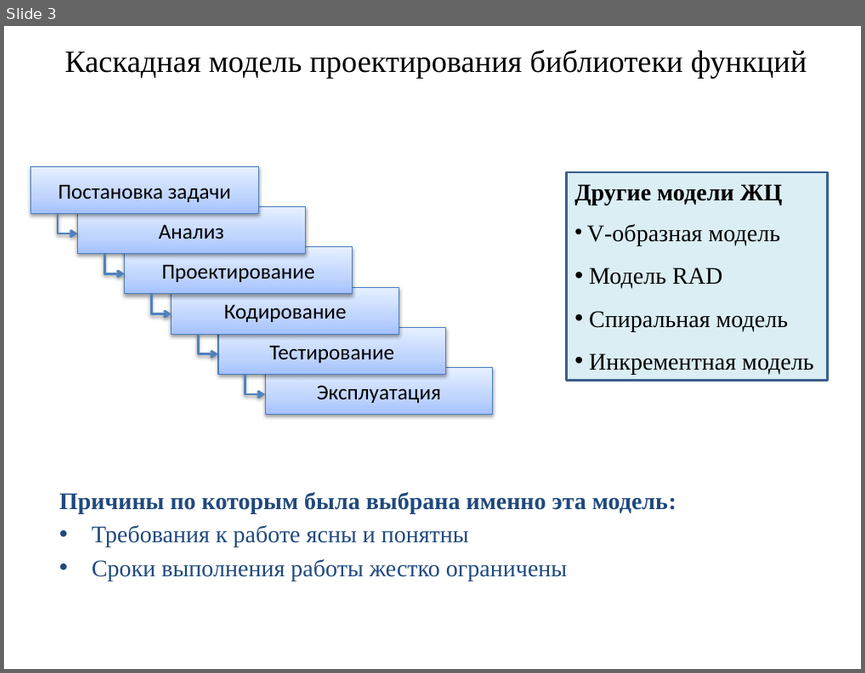
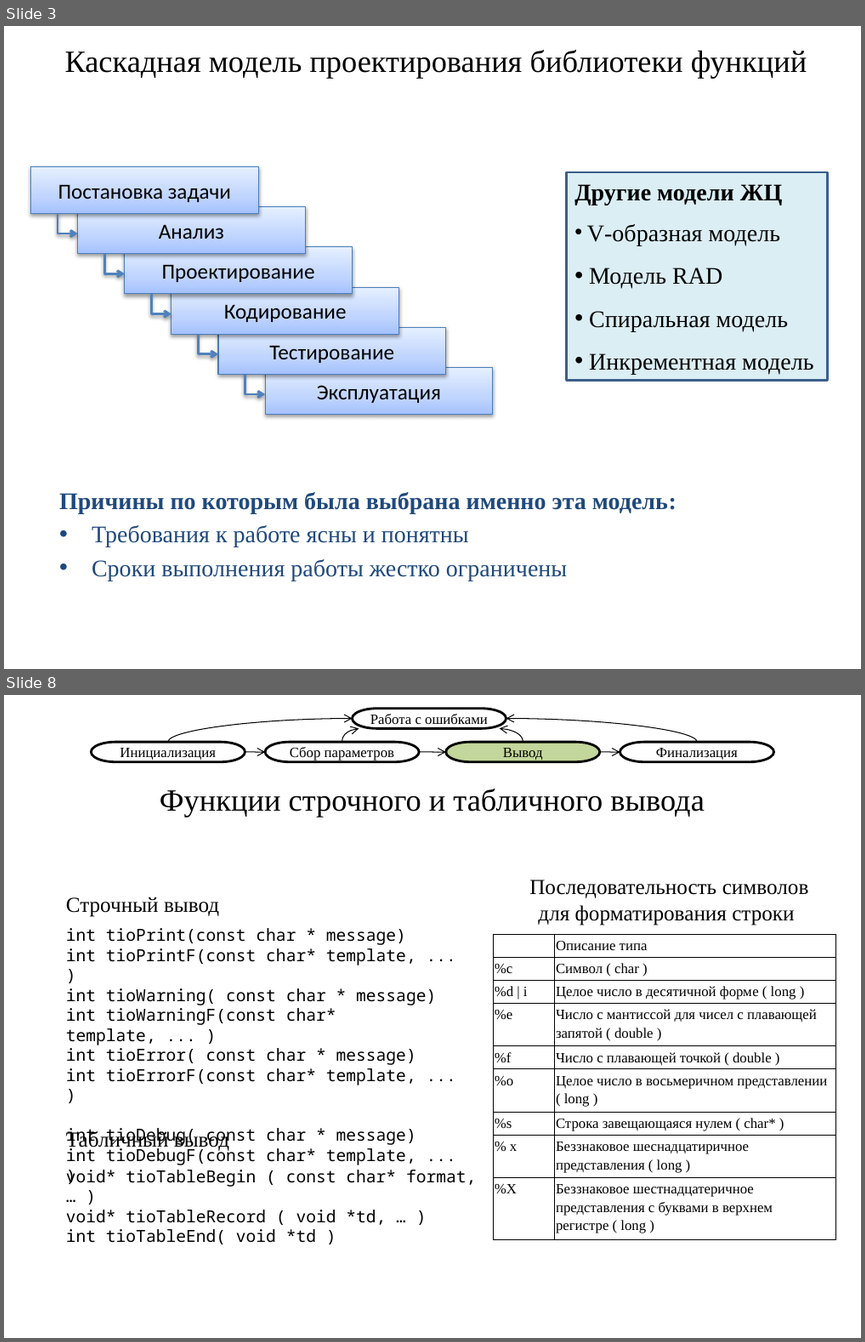
Before and after one commit to nwcfang/diplom_report, a slide deck: presentation/presentation.pptx. Shown one above the other, each under a label of ours: slide 3 before the commit, slides 3 and 8 after it; the slides between them are not shown. The pictures are 865x673 and 865x1342 pixels, drawn with LibreOffice and Linux fonts; fonts in the diff are those of the drawing. Boxes give left, top, right and bottom in pixels: in the first picture for what was removed or moved away, otherwise in the second. Text is boxed around its words. In the diff, an @@ line names an element or a change of style, - is before the commit and + after.

```diff
--- a/presentation/presentation.pptx
+++ b/presentation/presentation.pptx
@@ slide 8 added at box(4, 695, 861, 1338), background #FFFFFF @@
@@ curved arrow added from (168, 742) to (352, 718), #000000 0.75 pt @@
@@ pill shape added at box(352, 709, 506, 728), fill #FFFFFF, outline #000000 2 pt, 12 pt, text #000000 @@
+Работа с ошибками
@@ curved arrow added from (697, 742) to (506, 718), #000000 0.75 pt @@
@@ pill shape added at box(92, 742, 245, 762), fill #FFFFFF, outline #000000 2 pt, 12 pt, text #000000 @@
+Инициализация
@@ pill shape added at box(265, 742, 420, 762), fill #FFFFFF, outline #000000 2 pt, 12 pt, text #000000 @@
+Cбор параметров
@@ curved arrow added from (342, 742) to (358, 728), #000000 0.75 pt @@
@@ pill shape added at box(446, 742, 601, 762), fill #C3D69B, outline #000000 2 pt, 12 pt, text #000000 @@
+Вывод
@@ curved arrow added from (522, 742) to (500, 728), #000000 0.75 pt @@
@@ pill shape added at box(620, 742, 774, 762), fill #FFFFFF, outline #000000 2 pt, 12 pt, text #000000 @@
+Финализация
@@ curved arrow added from (245, 752) to (265, 753), #000000 0.75 pt @@
@@ curved arrow added from (419, 752) to (446, 753), #000000 0.75 pt @@
@@ curved arrow added from (600, 752) to (620, 753), #000000 0.75 pt @@
@@ title added at box(160, 789, 704, 817), 26 pt, text #000000 @@
+Функции строчного и табличного вывода
@@ text added at box(66, 896, 219, 917), 18 pt, text #000000 @@
+Строчный вывод
@@ text added at box(529, 879, 809, 925), 18 pt, text #000000 @@
+Последовательность символов
+для форматирования строки
@@ text added at box(66, 928, 436, 1165), 14 pt, text #000000 @@
+int tioPrint(const char * message)
+int tioPrintF(const char* template, ... )
+int tioWarning( const char * message)
+int tioWarningF(const char* template, ... )
+int tioError( const char * message)
+int tioErrorF(const char* template, ... )
+int tioDebug( const char * message)
+int tioDebugF(const char* template, ... )
@@ table added at box(493, 934, 836, 1236), 9 rows, 2 columns @@
+ | Описание типа
+%c | Символ ( char )
+%d | i | Целое число в десятичной формe ( long )
+%e | Число с мантиссой для чисел с плавающей запятой ( double )
+%f | Число с плавающей точкой ( double )
+%o | Целое число в восьмеричном представлении ( long )
+%s | Строка завещающаяся нулем ( char* )
+% x | Беззнаковое шеснадцатиричное представления ( long )
+%X | Беззнаковое шестнадцатеричное представления с буквами в верхнем регистре ( long )
@@ text added at box(66, 1129, 229, 1151), 18 pt, text #000000 @@
+Табличный вывод
@@ text added at box(66, 1169, 476, 1242), 14 pt, text #000000 @@
+void* tioTableBegin ( const char* format, … )
+void* tioTableRecord ( void *td, … )
+int tioTableEnd( void *td )
```
Also in this commit, not shown: 6 slides changed, 1 other slide added, 3 other files.
